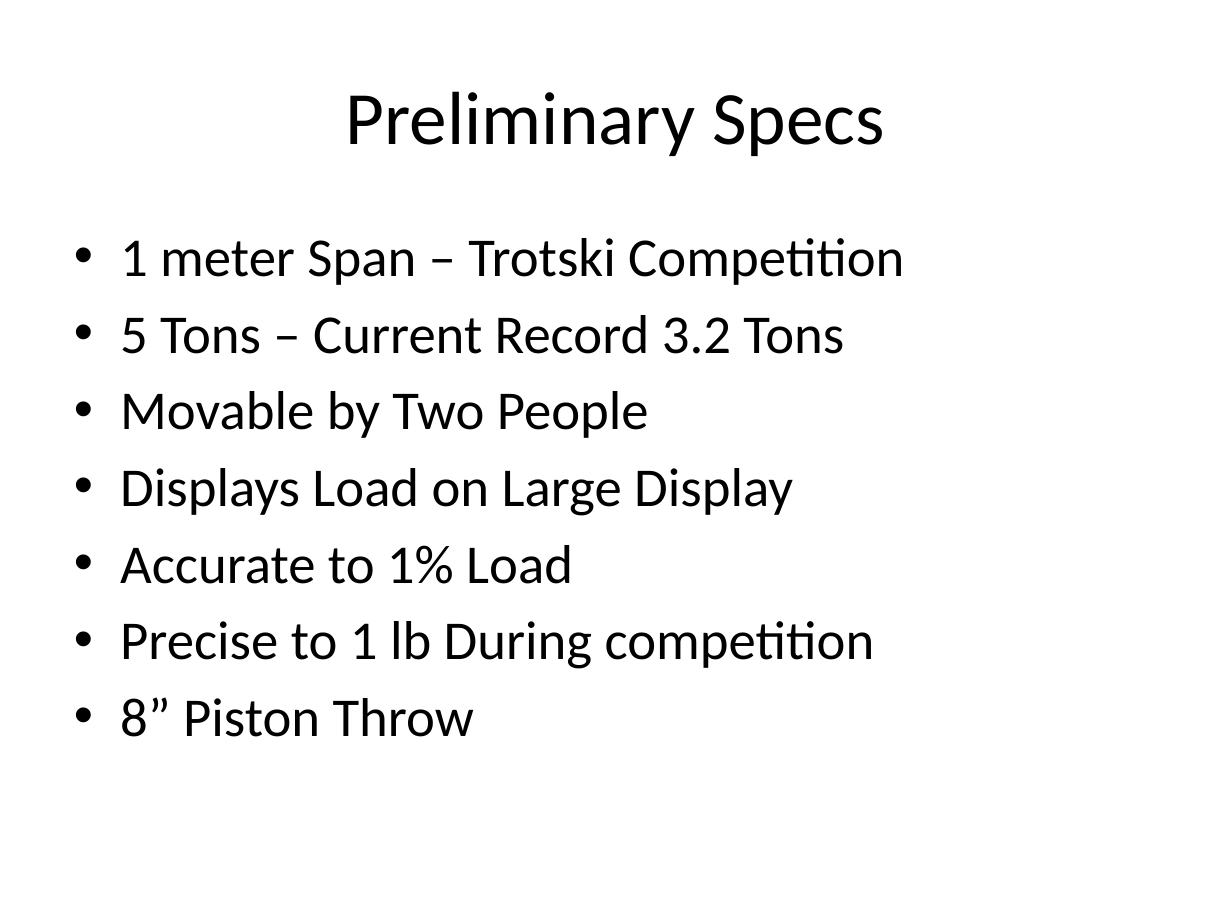
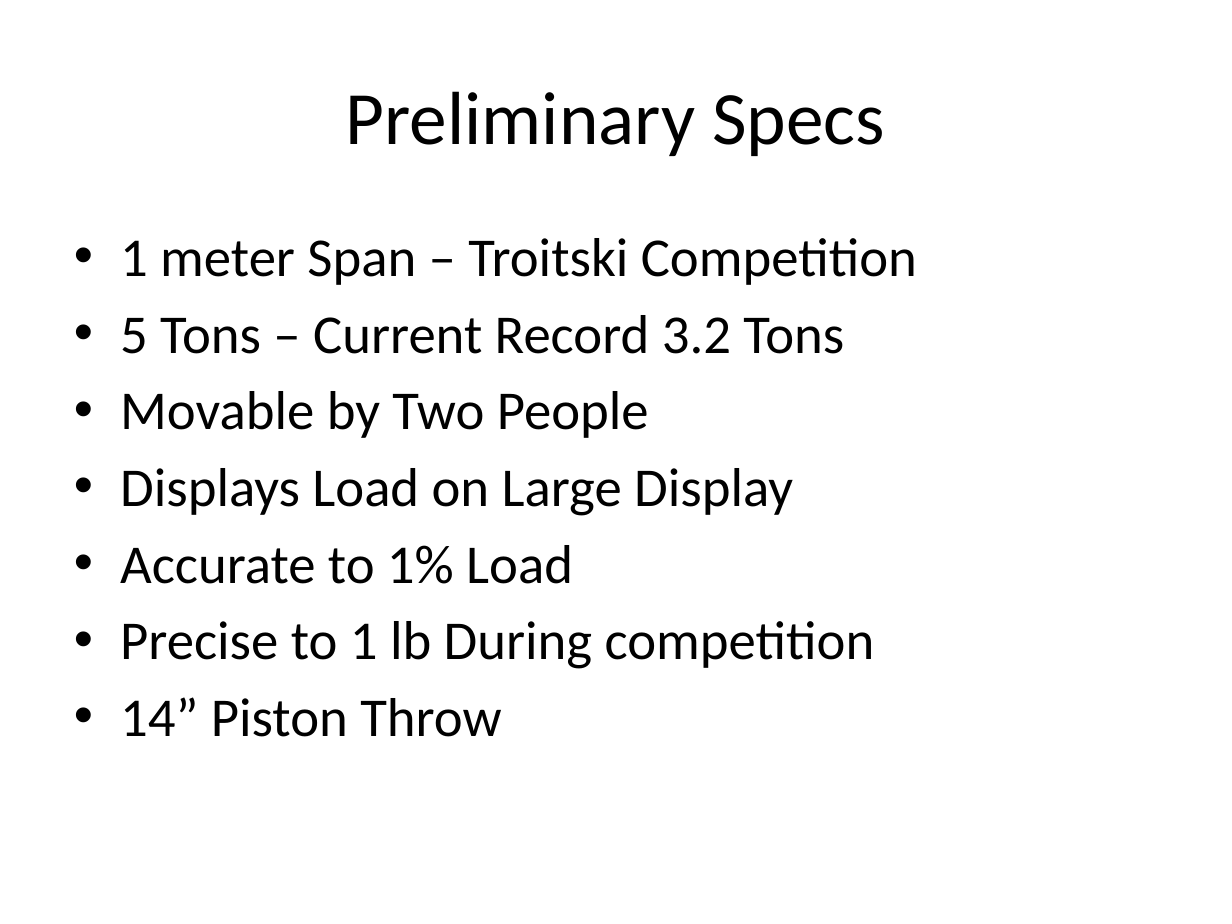
Before and after one commit to TheBengineer/Bridge-Tester, a slide deck: slide 5 of Presentations/December 9, 2013/final presentation.pptx. Drawn at 1232x924 pixels with LibreOffice and Linux fonts; fonts in the diff are those of the drawing. Boxes give left, top, right and bottom in pixels: in the first picture for what was removed or moved away, otherwise in the second. Text is boxed around its words. In the diff, an @@ line names an element or a change of style, - is before the commit and + after.

```diff
--- a/Presentations/December 9, 2013/final presentation.pptx
+++ b/Presentations/December 9, 2013/final presentation.pptx
@@ text at (120, 238, 917, 285): text changed @@
-• 1 meter Span – Trotski Competition
+• 1 meter Span – Troitski Competition
@@ text at (120, 697, 501, 737): text changed @@
-• 8” Piston Throw
+• 14” Piston Throw
```
Also in this commit, not shown: 1 other slide changed.
